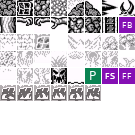
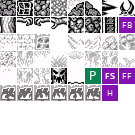
The second 135 x 135 image is a revision of the first. Changes to its layers:
added group "Hoodie" with 2 layers above "Falling Bridge" over [102, 85, 118, 101]
added layer "H" in group "Hoodie" over [107, 90, 113, 96]
added layer "Debug #5" in group "Hoodie" over [102, 85, 118, 101]
